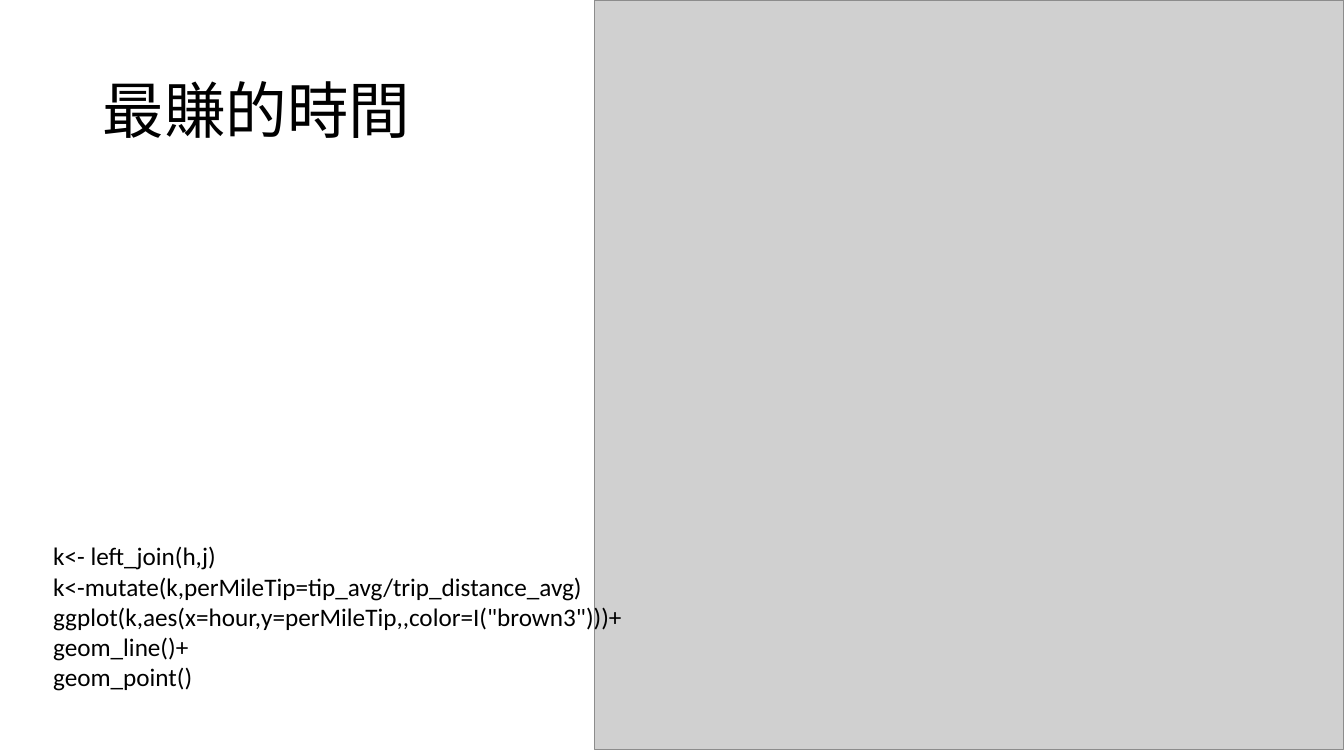
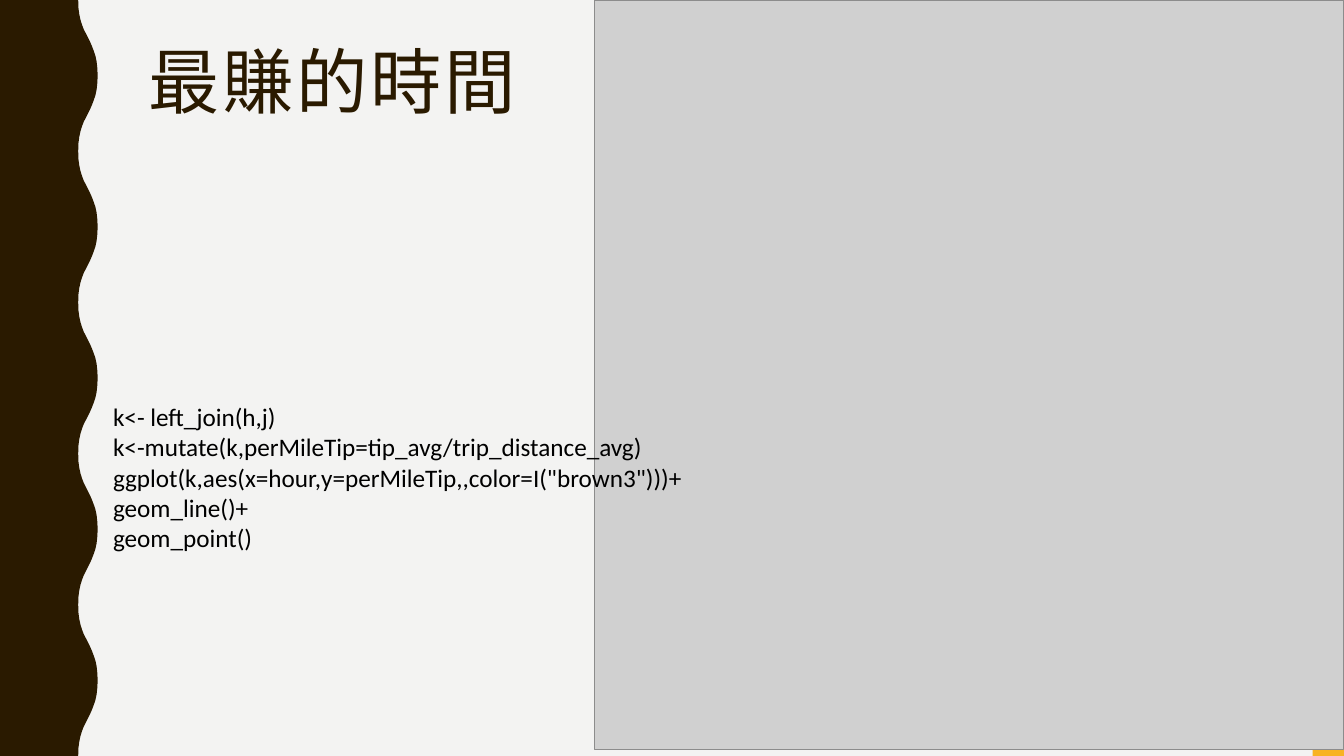
Before and after one commit to what211228/R-Final-Project, a slide deck: slide 15 of R.pptx. Drawn at 1344x756 pixels with LibreOffice and Linux fonts; fonts in the diff are those of the drawing; grey boxes stand for pictures. Boxes give left, top, right and bottom in pixels: in the first picture for what was removed or moved away, otherwise in the second. Text is boxed around its words. In the diff, an @@ line names an element or a change of style, - is before the commit and + after.

```diff
--- a/R.pptx
+++ b/R.pptx
@@ background #FFFFFF to #F3F3F2 @@
@@ freeform shape added at (0,0,98,756), fill #2A1A00 @@
@@ rectangle added at (1313,0,1344,756), fill #F8B323 @@
@@ title "最賺的時間": place and size @@
-title "最賺的時間" at (102,81,410,138)
+title "最賺的時間" at (148,48,516,114)
@@ title "最賺的時間" at (148,48,516,114): size 44 to 51 pt, font Calibri to Arial Narrow, text colour #000000 to #2A1A00, letter spacing 0 to 2 pt; vertical alignment middle to top @@
@@ text "k<- left_join(h,j)": place and size @@
-text "k<- left_join(h,j)" at (53,546,621,691)
+text "k<- left_join(h,j)" at (113,408,681,552)
```
Also in this commit, not shown: 14 other slides changed, 1 other file.
